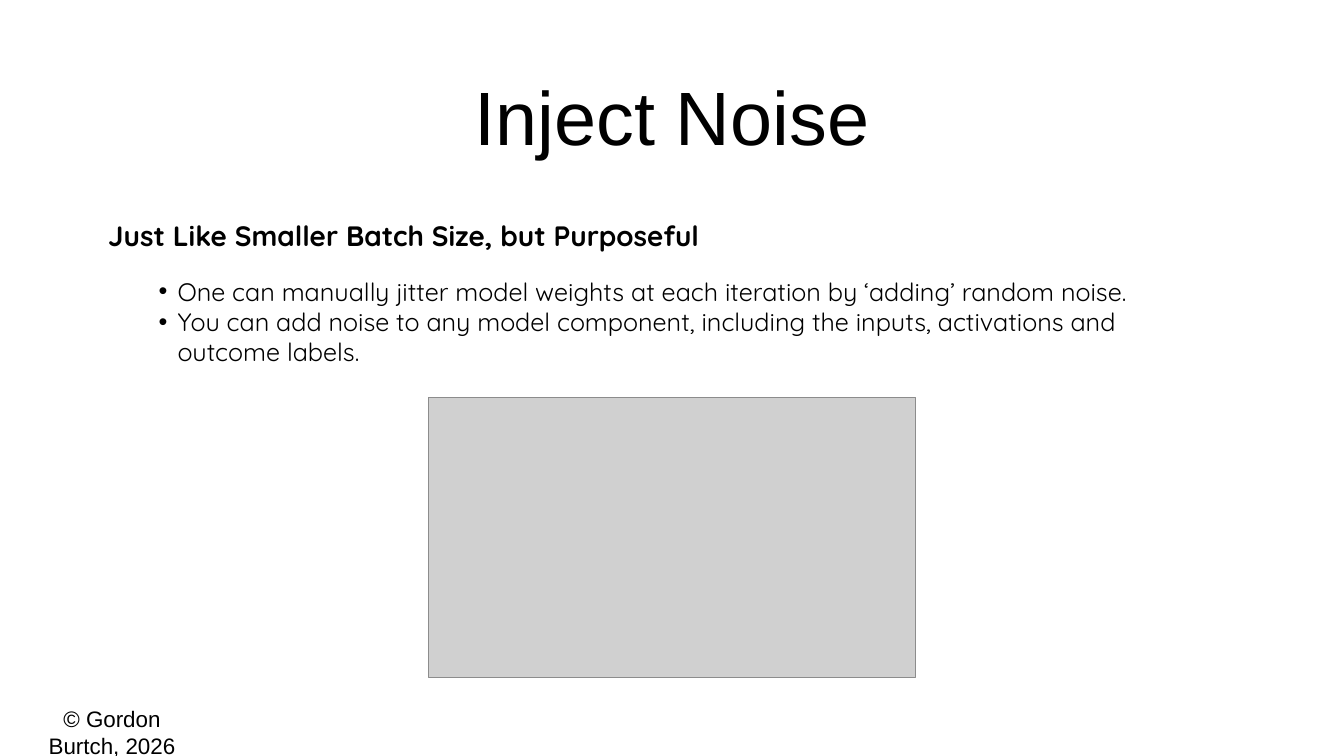
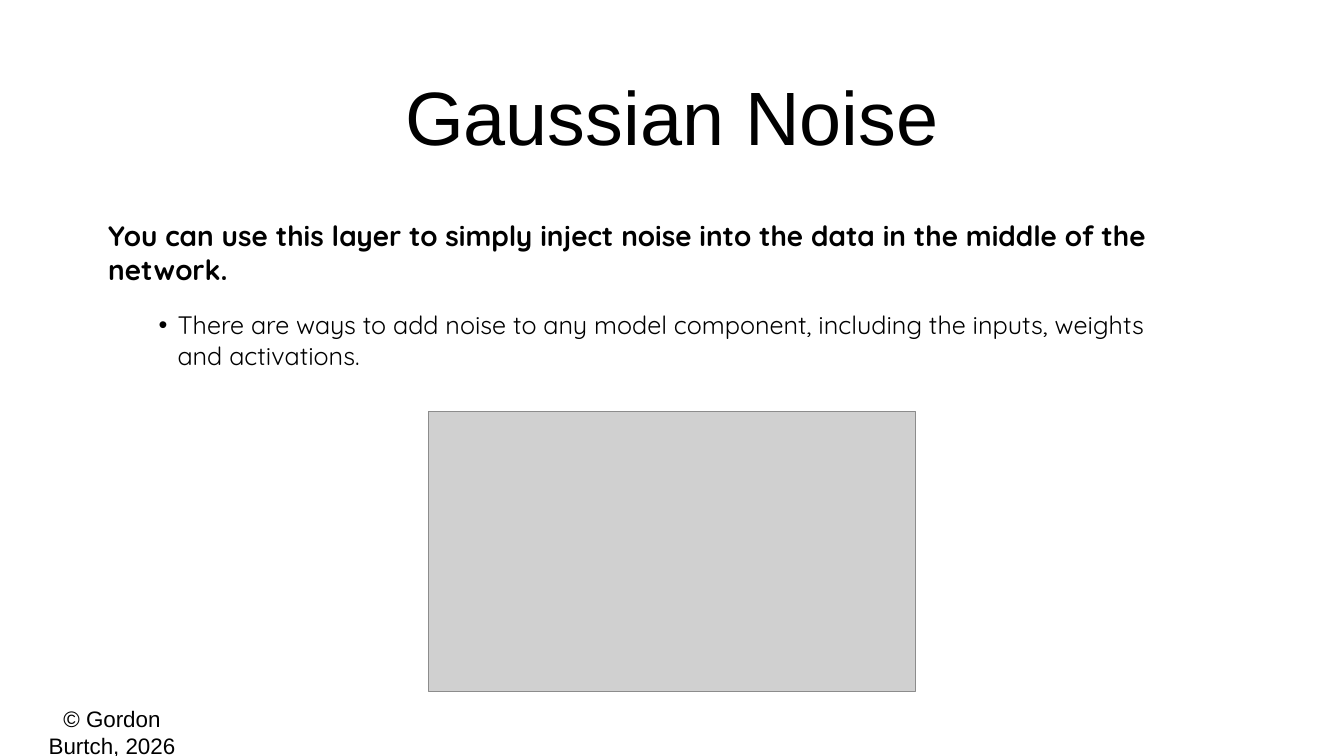
Before and after one commit to gburtch/BA510-2026, a slide deck: slide 12 of Week 4/4 - Model Fitting.pptx (slide 9 before the commit). Drawn at 1344x756 pixels with LibreOffice and Linux fonts; fonts in the diff are those of the drawing; grey boxes stand for pictures. Boxes give left, top, right and bottom in pixels: in the first picture for what was removed or moved away, otherwise in the second. Text is boxed around its words. In the diff, an @@ line names an element or a change of style, - is before the commit and + after.

```diff
--- a/Week 4/4 - Model Fitting.pptx
+++ b/Week 4/4 - Model Fitting.pptx
@@ text at bbox=[405, 90, 938, 146]: text changed @@
-Inject Noise
+Gaussian Noise
@@ text at bbox=[108, 225, 1145, 366]: text changed @@
-Just Like Smaller Batch Size, but Purposeful
-  • One can manually jitter model weights at each iteration by ‘adding’ random noise.
-  • You can add noise to any model component, including the inputs, activations and outcome labels.
+You can use this layer to simply inject noise into the data in the middle of the network.
+  • There are ways to add noise to any model component, including the inputs, weights and activations.
@@ picture: place and size @@
-picture at bbox=[429, 397, 915, 678]
+picture at bbox=[429, 411, 915, 692]
```
Also in this commit, not shown: 6 other slides changed, 3 slides added, 3 other files.
